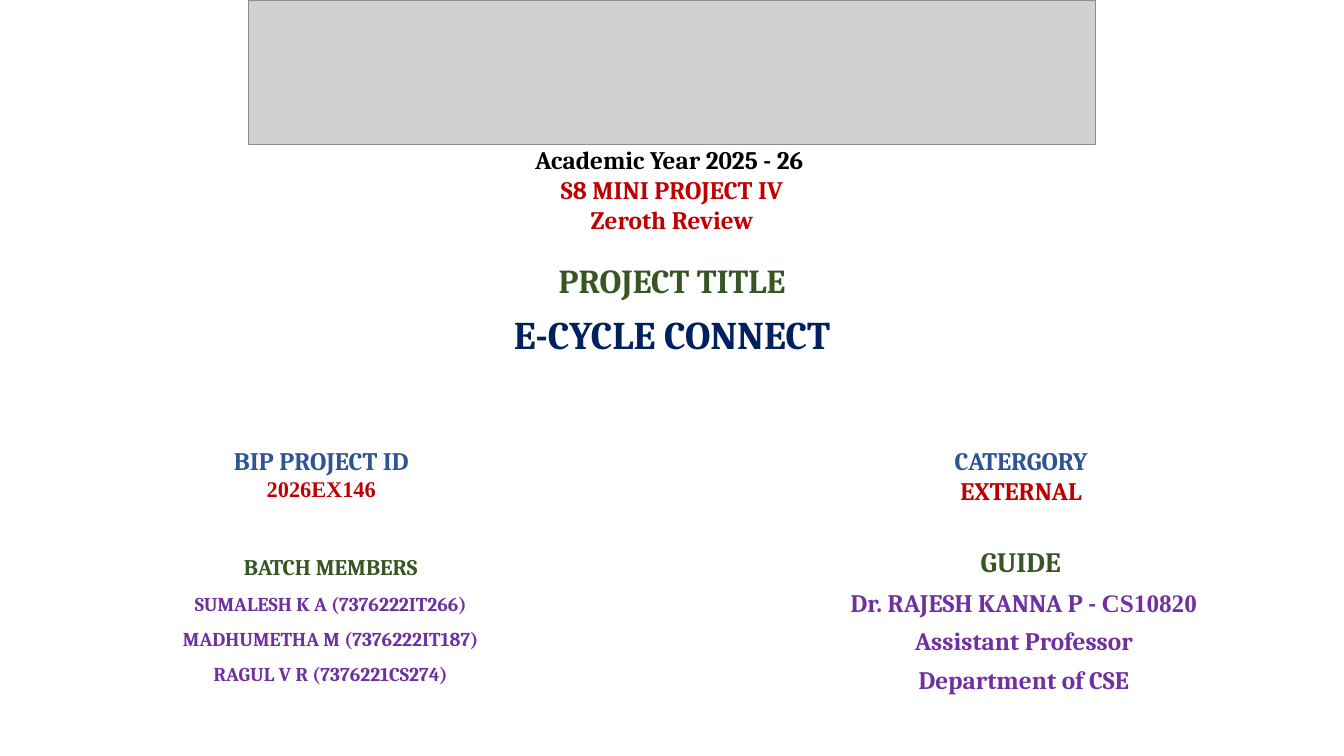
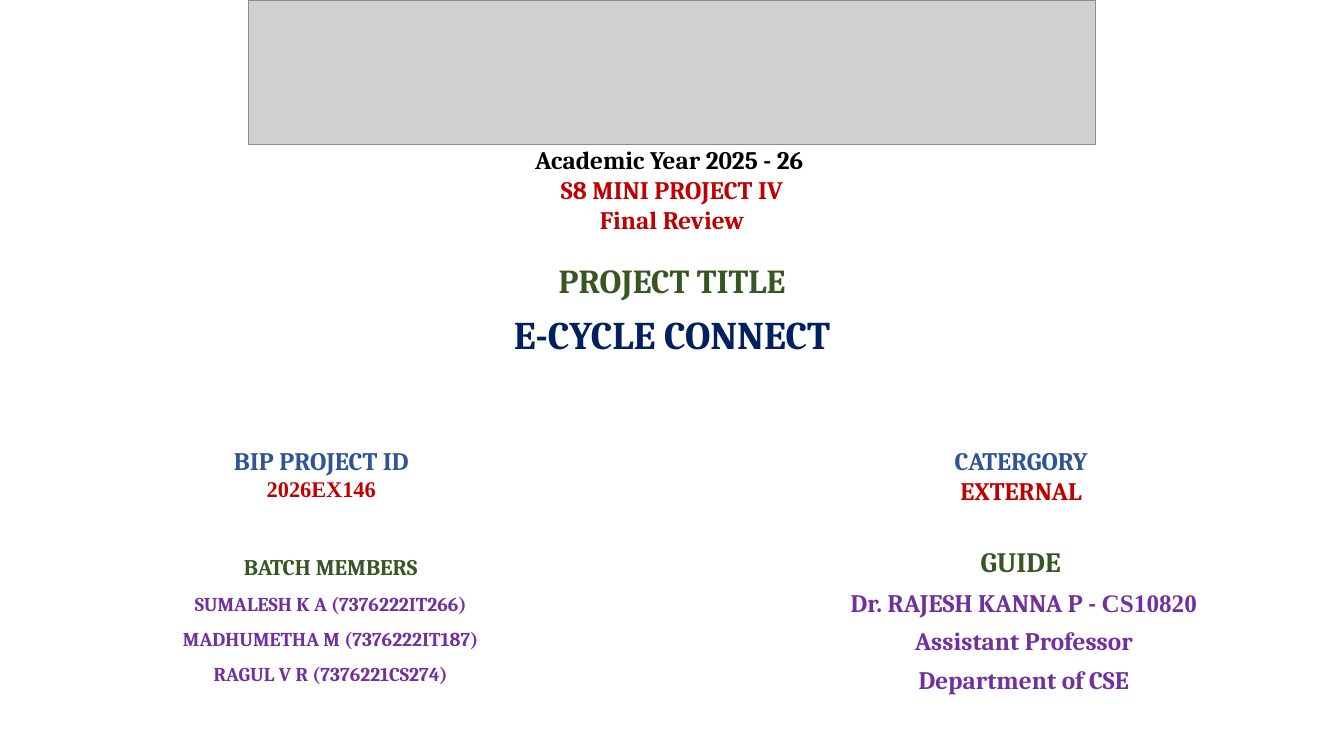
Before and after one commit to sumalesh-14/Elocate-frontend, a slide deck: slide 1 of zeroth-review.pptx. Drawn at 1344x756 pixels with LibreOffice and Linux fonts; fonts in the diff are those of the drawing; grey boxes stand for pictures. Boxes give left, top, right and bottom in pixels: in the first picture for what was removed or moved away, otherwise in the second. Text is boxed around its words. In the diff, an @@ line names an element or a change of style, - is before the commit and + after.

```diff
--- a/zeroth-review.pptx
+++ b/zeroth-review.pptx
@@ title at box(535, 151, 803, 229): text changed @@
-Academic Year 2025 - 26
-S8 MINI PROJECT IV
-Zeroth Review
+Academic Year 2025 - 26
+S8 MINI PROJECT IV
+Final Review
```
Also in this commit, not shown: 2 other files.
